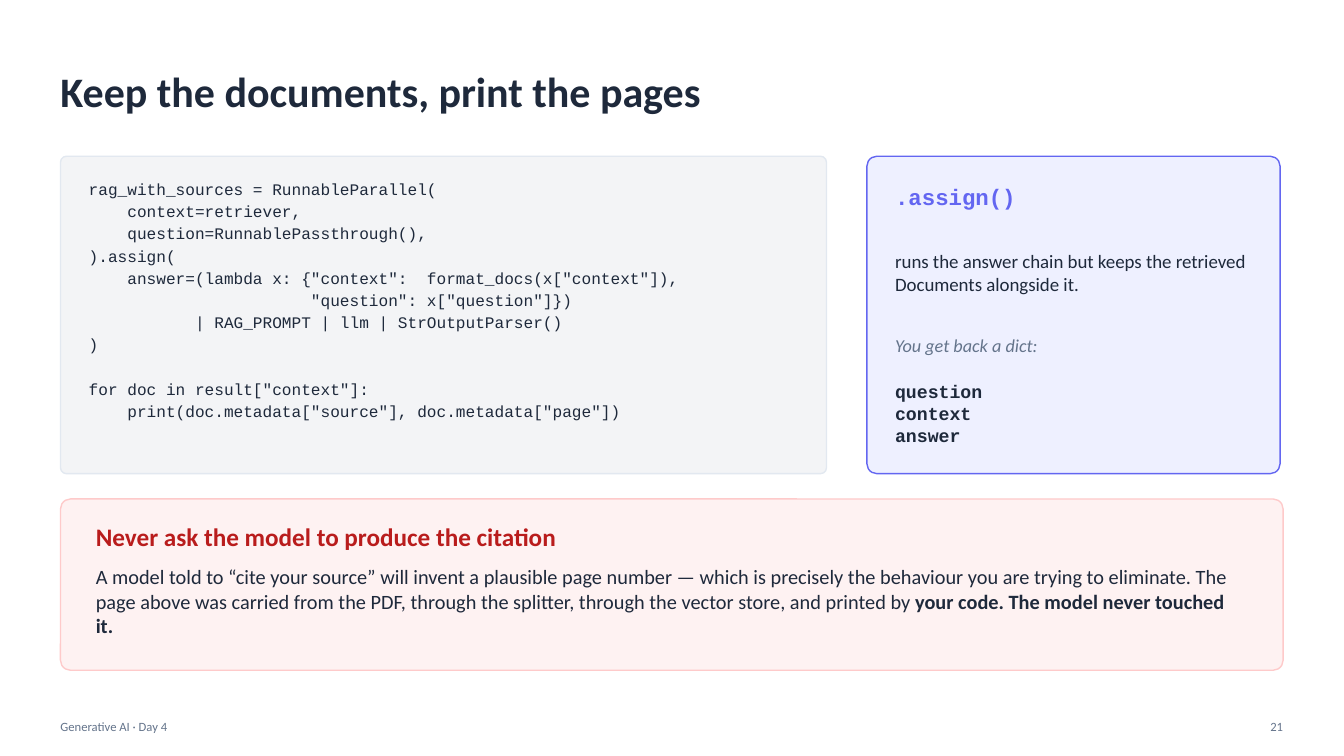
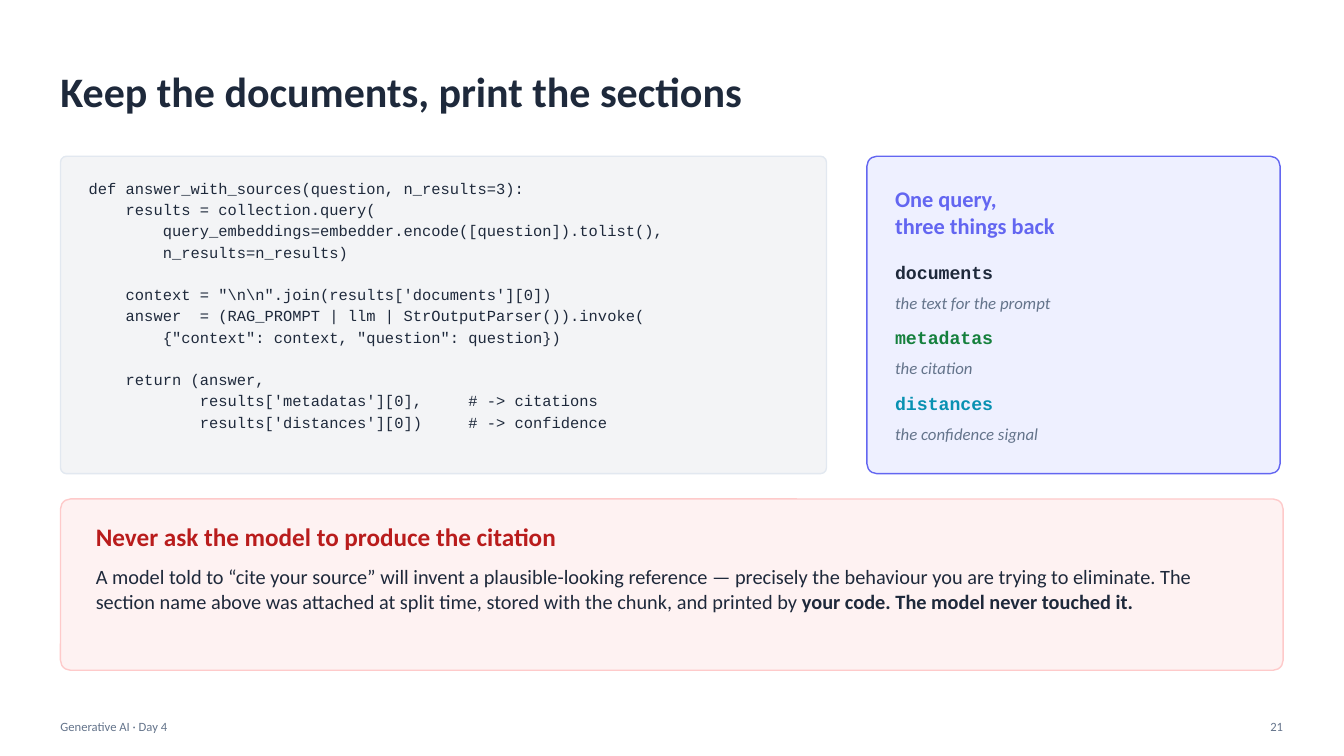
Before and after one commit to Poorit-Technologies/lpu-training, a slide deck: slide 21 of generative-ai/slides/Day04_GenAI.pptx. Drawn at 1344x756 pixels with LibreOffice and Linux fonts; fonts in the diff are those of the drawing. Boxes give left, top, right and bottom in pixels: in the first picture for what was removed or moved away, otherwise in the second. Text is boxed around its words. In the diff, an @@ line names an element or a change of style, - is before the commit and + after.

Commit message:
Rework Day 4 onto the Day-3 retrieval stack
Day 4 now continues Day 3's code instead of replacing it: the same
TechSolutions document, the same local all-MiniLM-L6-v2 embedder, the same
raw chromadb collection, and the same retrieve() function.

- RunnableLambda(retrieve) turns the Day-3 function into a LangChain
  component, so LCEL wraps existing code rather than superseding it
- Adds chat models and message types, prompt templates and LCEL basics
  before the RAG chain
- Chunks carry a section metadata field, which becomes the citation
- Ungrounded demo now leans on TechSolutions being fictional; the refusal
  question is "Who is the CFO?"
- Distance cut-off replaces MMR as the concrete no-relevant-chunk path,
  and the notebook prints real distances before applying a threshold
- Sections 1-7 need no API key again, since embeddings run locally

Whitespace-normalises the section text so the splitter breaks on sentence
boundaries rather than on source line wraps.

```diff
--- a/generative-ai/slides/Day04_GenAI.pptx
+++ b/generative-ai/slides/Day04_GenAI.pptx
@@ text at <box>60,77,742,114</box>: text changed @@
-Keep the documents, print the pages
+Keep the documents, print the sections
@@ text at <box>89,183,663,432</box>: text changed; size 11.5 to 11 pt @@
-rag_with_sources = RunnableParallel(
-context=retriever,
-question=RunnablePassthrough(),
-).assign(
-answer=(lambda x: {"context": format_docs(x["context"]),
-"question": x["question"]})
-| RAG_PROMPT | llm | StrOutputParser()
-)
-for doc in result["context"]:
-print(doc.metadata["source"], doc.metadata["page"])
+def answer_with_sources(question, n_results=3):
+results = collection.query(
+query_embeddings=embedder.encode([question]).tolist(),
+n_results=n_results)
+context = "\n\n".join(results['documents'][0])
+answer = (RAG_PROMPT | llm | StrOutputParser()).invoke(
+{"context": context, "question": question})
+return (answer,
+results['metadatas'][0], # -> citations
+results['distances'][0]) # -> confidence
@@ text removed at <box>895,189,1016,210</box> @@
-.assign()
@@ text added at <box>895,192,1055,238</box>, 16 pt, text #6366F1, bold @@
+One query,
+three things back
@@ text removed at <box>895,255,1246,295</box> @@
-runs the answer chain but keeps the retrieved Documents alongside it.
@@ text added at <box>895,266,993,279</box>, 13 pt, text #1E293B, bold @@
+documents
@@ text added at <box>895,297,1050,312</box>, 12 pt, text #64748B, italic @@
+the text for the prompt
@@ text removed at <box>895,339,1038,355</box> @@
-You get back a dict:
@@ text added at <box>895,332,993,344</box>, 13 pt, text #15803D, bold @@
+metadatas
@@ text removed at <box>895,386,982,442</box> @@
-question
-context
-answer
@@ text added at <box>895,362,972,374</box>, 12 pt, text #64748B, italic @@
+the citation
@@ text added at <box>895,397,993,410</box>, 13 pt, text #0891B2, bold @@
+distances
@@ text added at <box>895,428,1038,443</box>, 12 pt, text #64748B, italic @@
+the confidence signal
@@ text at <box>96,569,1191,613</box>: text changed @@
-A model told to “cite your source” will invent a plausible page number — which is precisely the behaviour you are trying to eliminate. The page above was carried from the PDF, through the splitter, through the vector store, and printed by your code. The model never touched it.
+A model told to “cite your source” will invent a plausible-looking reference — precisely the behaviour you are trying to eliminate. The section name above was attached at split time, stored with the chunk, and printed by your code. The model never touched it.
```
Also in this commit, not shown: 17 other slides changed, 2 slides added, 2 slides removed, 4 other files.
